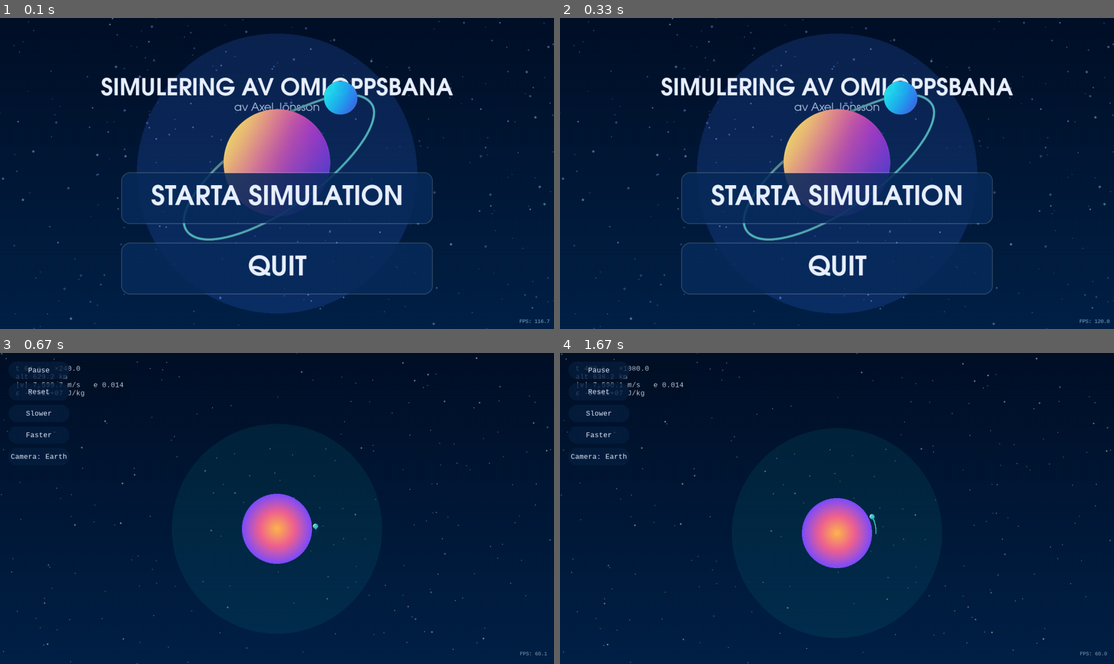
Above: before the commit, frames 1-4 (two rows, left to right).
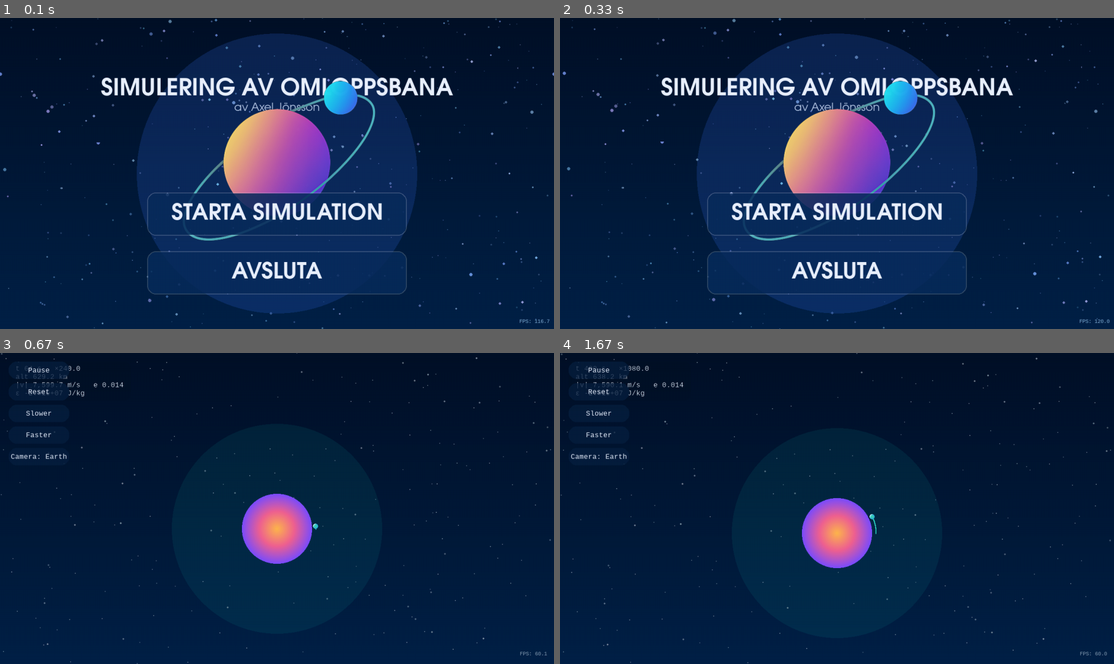
Above: after the commit, the same moments.

Repository: askel-dev/gymnasiearbete-omloppsbana
Game: pygame game, started from src/orbit_pygame.py
Same seed, same stepped clock (60 frames per second), same inputs: the game is played once before the commit and once after it.
Inputs:
- Up to frame 1 (0.1 s): no input
- Up to frame 2 (0.33 s): no input
- Up to frame 3 (0.67 s): click "STARTA SIMULATION" at 0.38 s
- Up to frame 4 (1.67 s): hold Right 0.67-1.13 s; hold Up 1.17-1.47 s; tap Space at 1.23, 1.57 s; hold Right from 1.5 s (still down)

The runs differ from the first frame. In frame 1, 7.3% of the frame differs, in the area x 0-100%, y 0-100%; in frame 2, 7.3%; in frame 3, nothing differs; in frame 4, nothing differs.

Commit message:
Add parallax layers for menu background and update mouse interaction

Diff:
--- a/src/orbit_pygame.py
+++ b/src/orbit_pygame.py
@@ -285,6 +285,93 @@
         sx = int((base_x - offset_x) % WIDTH)
         sy = int((base_y + offset_y) % HEIGHT)
         surface.blit(star_surface, (sx - radius, sy - radius))
+
+
+@dataclass
+class ParallaxLayer:
+    surface: pygame.Surface
+    velocity: tuple[float, float]
+    mouse_factor: float
+    offset_x: float = 0.0
+    offset_y: float = 0.0
+
+    def advance(self, dt: float) -> None:
+        if dt <= 0.0:
+            return
+        width = max(1, self.surface.get_width())
+        height = max(1, self.surface.get_height())
+        self.offset_x = (self.offset_x + self.velocity[0] * dt) % width
+        self.offset_y = (self.offset_y + self.velocity[1] * dt) % height
+
+    def draw(self, target: pygame.Surface, mouse_offset: tuple[float, float]) -> None:
+        width = self.surface.get_width()
+        height = self.surface.get_height()
+        if width == 0 or height == 0:
+            return
+        mouse_shift_x = mouse_offset[0] * self.mouse_factor * width
+        mouse_shift_y = mouse_offset[1] * self.mouse_factor * height
+        ox = (self.offset_x + mouse_shift_x) % width
+        oy = (self.offset_y + mouse_shift_y) % height
+        base_x = -ox
+        base_y = -oy
+        for dx in (0, width):
+            for dy in (0, height):
+                target.blit(self.surface, (int(base_x + dx), int(base_y + dy)))
+
+
+def generate_menu_parallax_layers(width: int, height: int) -> list[ParallaxLayer]:
+    rng = random.Random(5123)
+    star_count = max(120, int(max(width, height) * 0.25))
+    layer_specs = [
+        {
+            "count": max(1, int(star_count * 0.55)),
+            "radius_choices": [1, 1, 1, 2],
+            "alpha_range": (45, 110),
+            "velocity": (-8.0, 0.0),
+            "mouse_factor": 0.010,
+        },
+        {
+            "count": max(1, int(star_count * 0.35)),
+            "radius_choices": [1, 2, 2, 3],
+            "alpha_range": (80, 160),
+            "velocity": (-18.0, 4.0),
+            "mouse_factor": 0.018,
+        },
+        {
+            "count": max(1, int(star_count * 0.22)),
+            "radius_choices": [2, 3, 3, 4],
+            "alpha_range": (110, 210),
+            "velocity": (-32.0, 12.0),
+            "mouse_factor": 0.028,
+        },
+    ]
+    layers: list[ParallaxLayer] = []
+    for spec in layer_specs:
+        layer_surface = pygame.Surface((width, height), pygame.SRCALPHA)
+        for _ in range(spec["count"]):
+            radius = rng.choice(spec["radius_choices"])
+            alpha = rng.randint(*spec["alpha_range"])
+            color = (
+                rng.randint(120, 190),
+                rng.randint(160, 220),
+                255,
+                alpha,
+            )
+            x = rng.randint(0, width)
+            y = rng.randint(0, height)
+            pygame.draw.circle(layer_surface, color, (x, y), radius)
+        layer = ParallaxLayer(
+            surface=layer_surface,
+            velocity=(
+                spec["velocity"][0] * (0.6 + rng.random() * 0.8),
+                spec["velocity"][1] * (0.6 + rng.random() * 0.8),
+            ),
+            mouse_factor=spec["mouse_factor"],
+        )
+        layer.offset_x = rng.uniform(0, max(1, width))
+        layer.offset_y = rng.uniform(0, max(1, height))
+        layers.append(layer)
+    return layers
 
 
 def load_font(preferred_names: list[str], size: int, *, bold: bool = False) -> pygame.font.Font:
@@ -602,23 +689,9 @@
 
     gradient_bg = create_vertical_gradient(WIDTH, HEIGHT, BG_COLOR_TOP, BG_COLOR_BOTTOM)
     menu_background = gradient_bg.copy()
-
-    star_overlay = pygame.Surface((WIDTH, HEIGHT), pygame.SRCALPHA)
-    star_rng = random.Random(5123)
-    star_count = max(120, int(max(WIDTH, HEIGHT) * 0.25))
-    for _ in range(star_count):
-        radius = star_rng.choice([1, 1, 1, 2, 2, 3])
-        alpha = star_rng.randint(60, 140)
-        color = (
-            star_rng.randint(120, 180),
-            star_rng.randint(160, 210),
-            255,
-            alpha,
-        )
-        x = star_rng.randint(0, WIDTH)
-        y = star_rng.randint(0, HEIGHT)
-        pygame.draw.circle(star_overlay, color, (x, y), radius)
-    menu_background.blit(star_overlay, (0, 0))
+    menu_parallax_layers = generate_menu_parallax_layers(WIDTH, HEIGHT)
+    menu_mouse_offset = [0.0, 0.0]
+    menu_last_time = time.perf_counter()
 
     menu_glow_surface = pygame.Surface((WIDTH, HEIGHT), pygame.SRCALPHA)
     glow_radius = int(min(WIDTH, HEIGHT) * 0.45)
@@ -632,9 +705,9 @@
 
     title_font = load_font(["montserrat", "futura", "avenir", "arial"], title_font_size, bold=True)
     subtitle_font = load_font(["montserrat", "futura", "avenir", "arial"], subtitle_font_size)
-    menu_button_size = max(80, int(min_dimension * 0.08))
+    menu_button_size = max(60, int(min_dimension * 0.08))
     menu_planet_diameter = max(700, min(320, int(min_dimension * 0.32)))
-    menu_button_height = max(120, int(menu_button_size * 0.26))
+    menu_button_height = max(100, int(menu_button_size * 0.26))
     menu_button_font_size = min(menu_button_height - 12, max(26, int(menu_button_height * 0.52)))
     menu_button_font = load_font(
         ["montserrat", "futura", "avenir", "arial"],
@@ -816,7 +889,7 @@
                 menu_button_width,
                 menu_button_height,
             ),
-            "QUIT",
+            "AVSLUTA",
             quit_app,
             style=MENU_BUTTON_STYLE,
         ),
@@ -948,7 +1021,24 @@
                     btn.handle_event(event)
 
         if state == "menu":
+            now_menu = time.perf_counter()
+            menu_frame_dt = min(now_menu - menu_last_time, 0.05)
+            menu_last_time = now_menu
+            menu_mouse_pos = pygame.mouse.get_pos()
+            for layer in menu_parallax_layers:
+                layer.advance(menu_frame_dt)
+
+            center_x = WIDTH * 0.5
+            center_y = HEIGHT * 0.5
+            target_offset_x = (menu_mouse_pos[0] - center_x) / max(1.0, WIDTH)
+            target_offset_y = (menu_mouse_pos[1] - center_y) / max(1.0, HEIGHT)
+            smoothing = 1.0 - math.exp(-menu_frame_dt * 6.0) if menu_frame_dt > 0.0 else 1.0
+            menu_mouse_offset[0] += (target_offset_x - menu_mouse_offset[0]) * smoothing
+            menu_mouse_offset[1] += (target_offset_y - menu_mouse_offset[1]) * smoothing
+
             screen.blit(menu_background, (0, 0))
+            for layer in menu_parallax_layers:
+                layer.draw(screen, (menu_mouse_offset[0], menu_mouse_offset[1]))
 
             title_surf = title_font.render(menu_title_text, True, MENU_TITLE_COLOR)
             title_rect = title_surf.get_rect(center=(WIDTH // 2, title_y))
@@ -960,7 +1050,6 @@
 
             draw_menu_planet(screen, planet_center, menu_planet_diameter, image=menu_planet_image)
 
-            menu_mouse_pos = pygame.mouse.get_pos()
             for btn in menu_buttons:
                 btn.draw(screen, menu_button_font, menu_mouse_pos)
 
